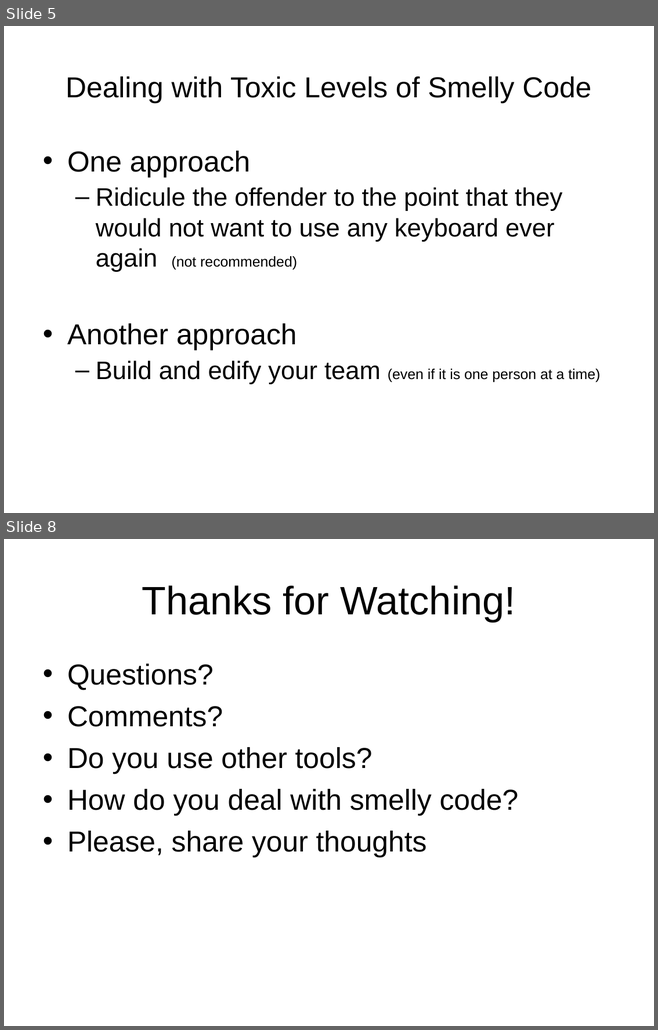
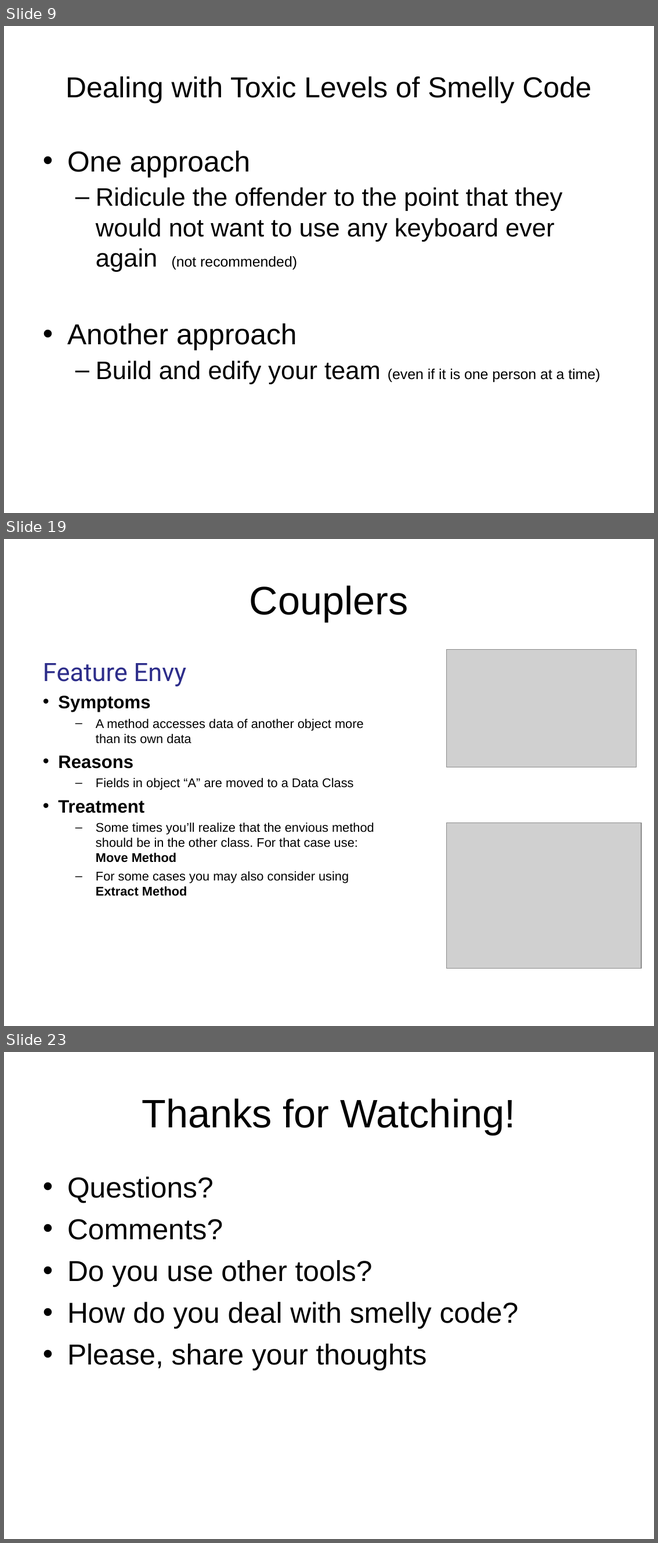
Before and after one commit to anibalvelarde/CodeSmells, a slide deck: DevelopingANoseForCodeSmells.ppt. Shown one above the other, each under a label of ours: slides 5 and 8 before the commit, slides 9, 19 and 23 after it; the slides between them are not shown. The pictures are 658x1030 and 658x1543 pixels, drawn with LibreOffice and Linux fonts; fonts in the diff are those of the drawing; grey boxes stand for pictures; background and template pictures are left out. Boxes give left, top, right and bottom in pixels: in the first picture for what was removed or moved away, otherwise in the second. Text is boxed around its words. In the diff, an @@ line names an element or a change of style, - is before the commit and + after.

Commit message:
Added more pages to the presentation
Discussed more cases of Bloaters and Couplers

```diff
--- a/DevelopingANoseForCodeSmells.ppt
+++ b/DevelopingANoseForCodeSmells.ppt
@@ slide 19 added at [4,539,654,1026], background picture (left out) @@
@@ title added at [249,585,408,622], 44 pt, text #000000 @@
+Couplers
@@ picture added at [447,649,636,767] @@
@@ text added at [43,663,374,896], 14 pt, text #000000 @@
+Feature Envy
+• Symptoms
+  – A method accesses data of another object more than its own data
+• Reasons
+  – Fields in object “A” are moved to a Data Class
+• Treatment
+  – Some times you’ll realize that the envious method should be in the other class. For that case use: Move Method
+  – For some cases you may also consider using Extract Method
@@ picture added at [447,823,641,968] @@
@@ what was slide 5 is now slide 9 @@
@@ what was slide 8 is now slide 23 @@
```
Also in this commit, not shown: 4 slides changed, 14 other slides added, 7 other files.
